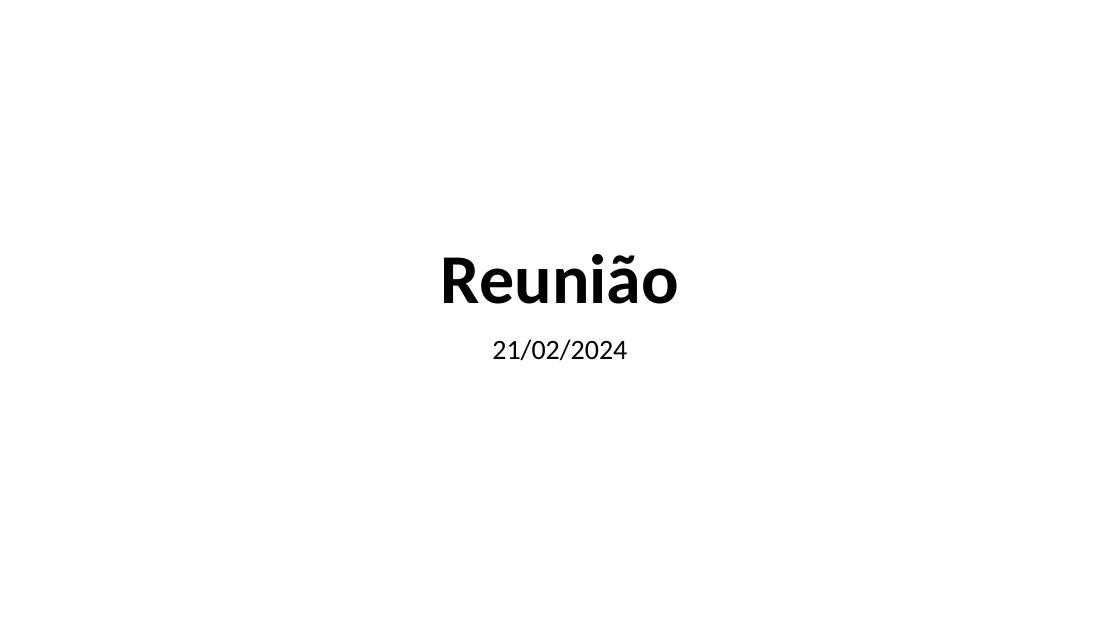
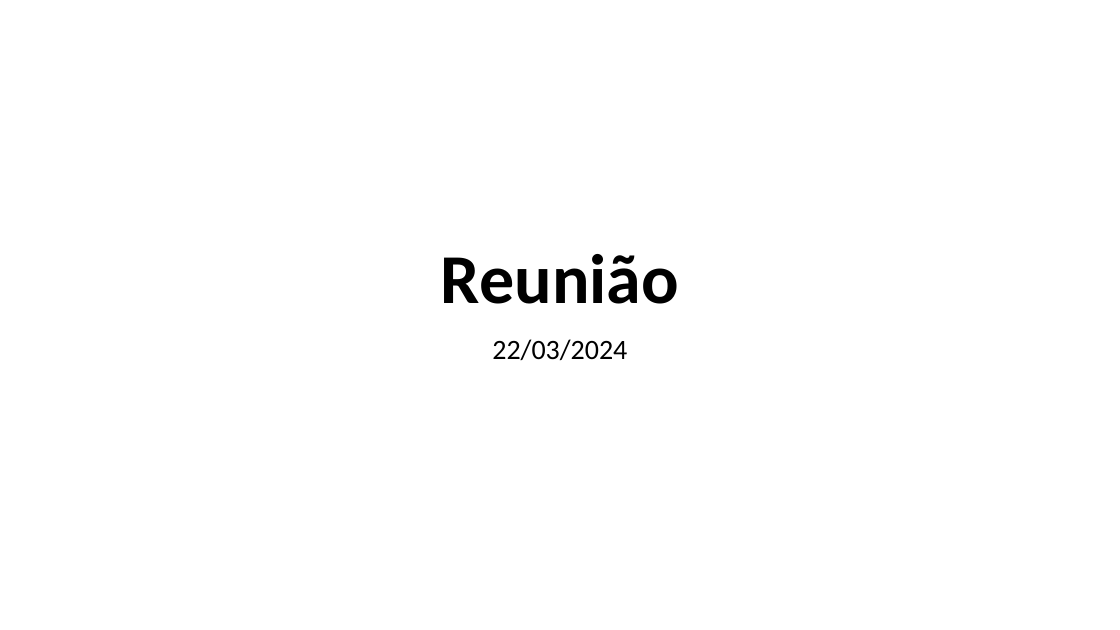
Before and after one commit to MiguelLoureiro98/timecave, a slide deck: slide 1 of papers/.ppt/TimeSeriesCV_15032024.pptx. Drawn at 1120x630 pixels with LibreOffice and Linux fonts; fonts in the diff are those of the drawing. Boxes give left, top, right and bottom in pixels: in the first picture for what was removed or moved away, otherwise in the second. Text is boxed around its words. In the diff, an @@ line names an element or a change of style, - is before the commit and + after.

```diff
--- a/papers/.ppt/TimeSeriesCV_15032024.pptx
+++ b/papers/.ppt/TimeSeriesCV_15032024.pptx
@@ subtitle at box(492, 339, 627, 361): text changed @@
-21/02/2024
+22/03/2024
```
Also in this commit, not shown: 1 other slide changed, 5 slides added, 22 slides removed, 2 other files.
